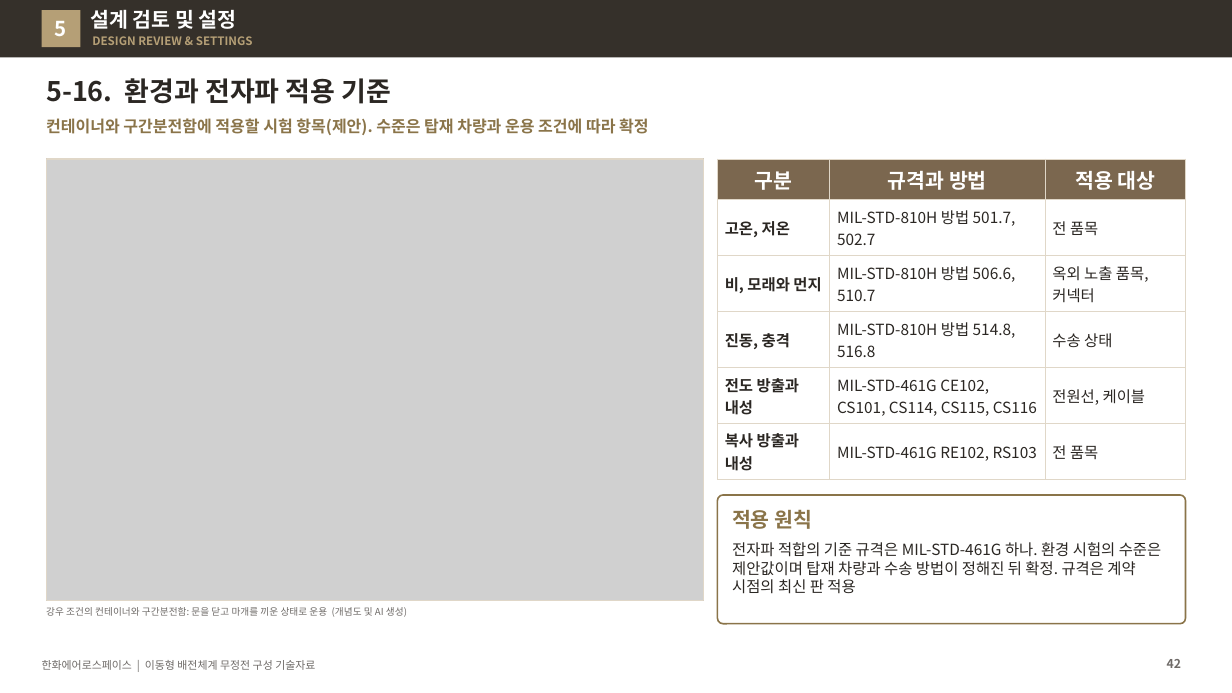
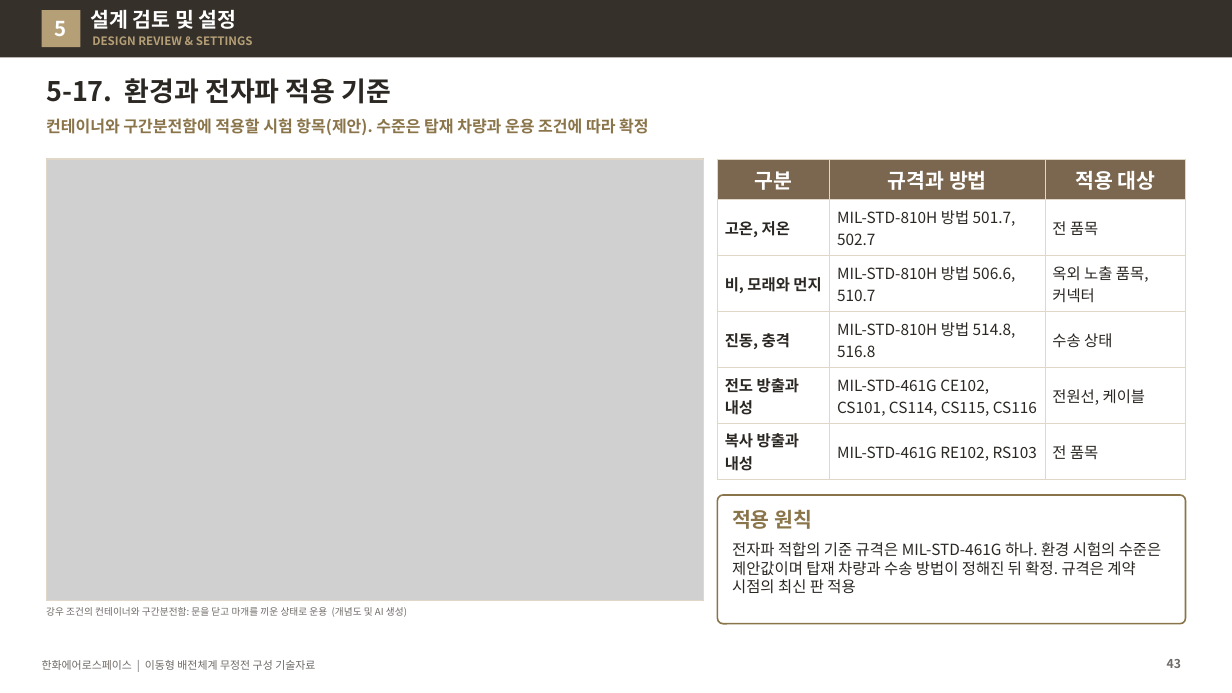
Before and after one commit to byunjd112-hue/headroom, a slide deck: slide 43 of mobile_ems/docs/out/IFPS_이동형배전체계_무정전구성_기술자료_Rev72.pptx (slide 42 before the commit). Drawn at 1232x693 pixels with LibreOffice and Linux fonts; fonts in the diff are those of the drawing; grey boxes stand for pictures. Boxes give left, top, right and bottom in pixels: in the first picture for what was removed or moved away, otherwise in the second. Text is boxed around its words. In the diff, an @@ line names an element or a change of style, - is before the commit and + after.

```diff
--- a/mobile_ems/docs/out/IFPS_이동형배전체계_무정전구성_기술자료_Rev72.pptx
+++ b/mobile_ems/docs/out/IFPS_이동형배전체계_무정전구성_기술자료_Rev72.pptx
@@ title at (x1=46, y1=78, x2=391, y2=104): text changed @@
-5-16. 환경과 전자파 적용 기준
+5-17. 환경과 전자파 적용 기준
```
Also in this commit, not shown: 16 other slides changed, 2 slides added, 4 other files.
